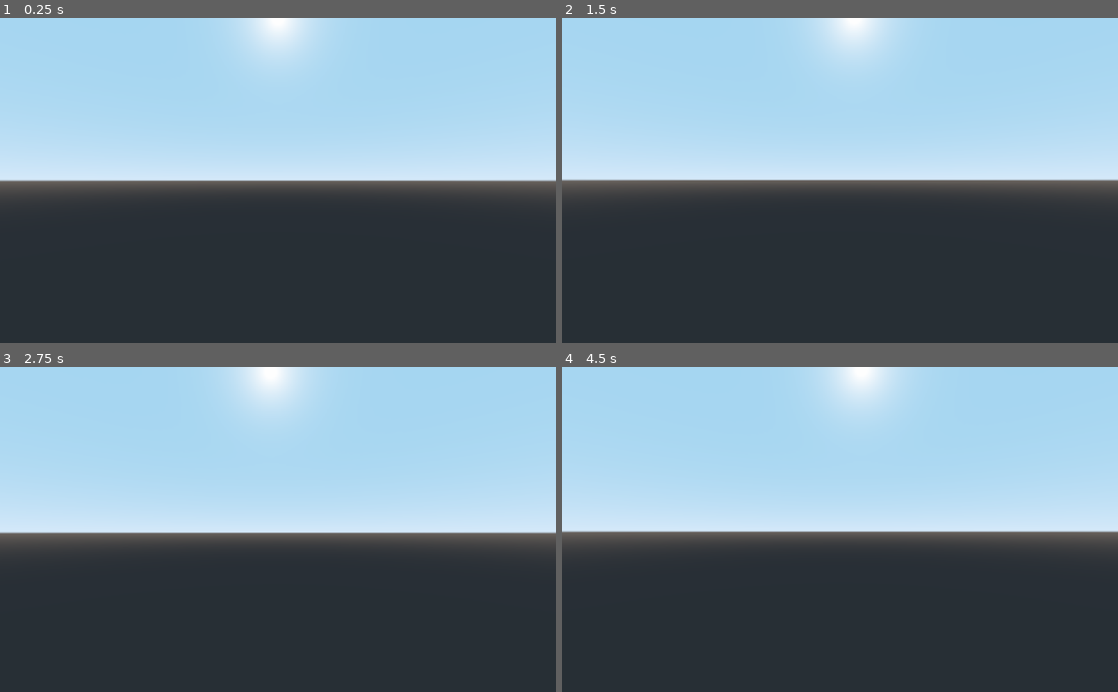
Above: before the commit, frames 1-4 (two rows, left to right).
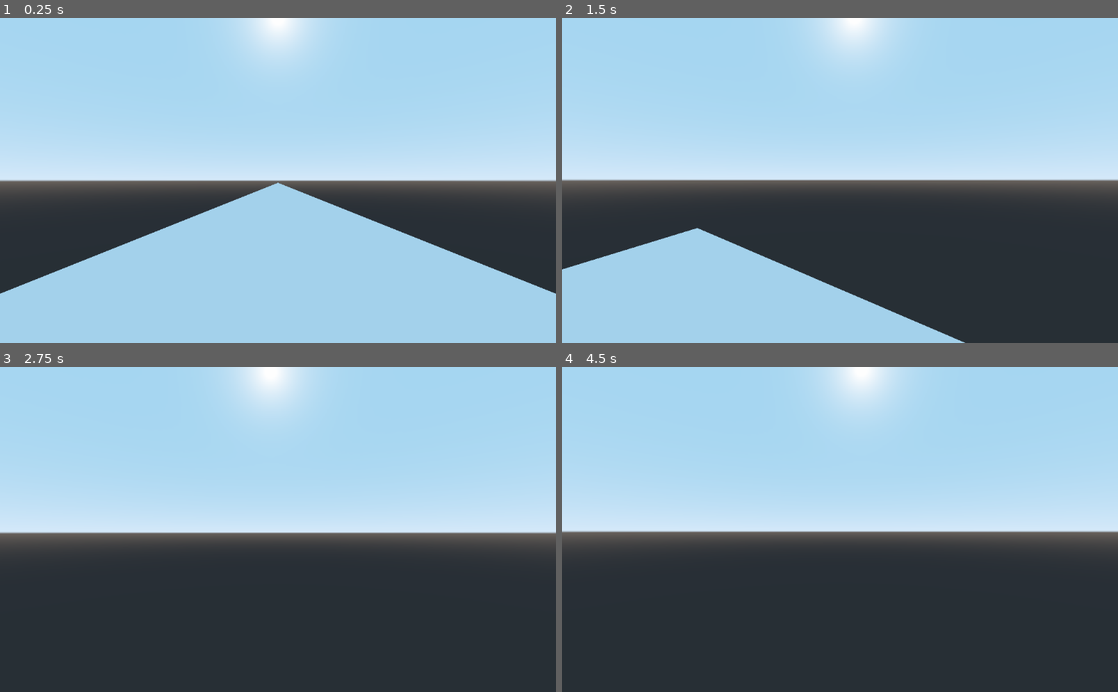
Above: after the commit, the same moments.

Repository: kb173/godot-volumetric-clouds
Game: Godot game, scene res://World.tscn
Same seed, same stepped clock (60 frames per second), same inputs: the game is played once before the commit and once after it.
Inputs (mouse positions are in pixels of both pictures, inside the frame that each line leads up to):
- Up to frame 1 (0.25 s): no input
- Up to frame 2 (1.5 s): tap Enter at 0.5 s; move the mouse to (867, 180) at 0.52 s; hold W (move_forward) from 0.53 s (still down); move the mouse to (812, 180) at 1.27 s
- Up to frame 3 (2.75 s): keep holding W (move_forward); tap Space at 2 s; move the mouse to (289, 523) at 2.02 s
- Up to frame 4 (4.5 s): keep holding W (move_forward); tap Enter at 2.75, 4.25 s; move the mouse to (834, 536) at 2.77 s; tap Space at 3.5 s; move the mouse to (878, 532) at 3.52 s; move the mouse to (795, 526) at 4.27 s

The runs differ from the first frame. In frame 1, 32% of the frame differs, in the area x 0-100%, y 50-100%; in frame 2, 16%; in frame 3, less than 0.1%; in frame 4, less than 0.1%.

Commit message:
Improve scaling

Diff:
--- a/MouseLookCamera.gd
+++ b/MouseLookCamera.gd
@@ -5,7 +5,7 @@
 onready var _camera = _head.get_node("Camera")
 
 const MOUSE_SENSITIVITY = 0.07
-const MOVE_SPEED = 5.0
+const MOVE_SPEED = 100.0
 
 
 func _ready():
--- a/RaymarchingCloudsCamera.shader
+++ b/RaymarchingCloudsCamera.shader
@@ -3,11 +3,11 @@
 uniform sampler2D camera_view;
 uniform sampler2D worley;
 
-uniform float worley_uv_scale = 0.003;
+uniform float worley_uv_scale = 0.0001;
 uniform float depth = 128.0;
 
 uniform int num_steps = 1024;
-uniform float step_length = 1.0;
+uniform float step_length = 10.0;
 
 uniform mat4 global_transform;
 
@@ -20,8 +20,8 @@
 uniform vec3 front = vec3(1.0, 0.0, 0.0);
 uniform vec3 up = vec3(0.0, 1.0, 0.0);
 
-uniform float cloud_begin = 50.0;
-uniform float cloud_end = 200.0;
+uniform float cloud_begin = 2000.0;
+uniform float cloud_end = 5000.0;
 
 vec4 texture3d(sampler2D p_texture, vec3 p_uvw) {
 	vec3 mod_uvw = mod(p_uvw  * worley_uv_scale + offset, 1.0);
@@ -73,7 +73,7 @@
 }
 
 void fragment() {
-	vec3 start_position = global_transform[3].xyz / worley_uv_scale;
+	vec3 start_position = global_transform[3].xyz * step_length;
 	vec3 direction = get_ray_direction(1.0 / SCREEN_PIXEL_SIZE, UV);
 
 	// Draw the camera's view
@@ -90,7 +90,7 @@
 
 		if (position.y < cloud_begin || position.y > cloud_end) { continue; }
 
-		float density = cloud_density(position) * (1.0 + cos(((position.y - (cloud_end - cloud_begin)) / (cloud_end - cloud_begin)) * 6.2831853)) / 2.0;
+		float density = cloud_density(position) * (1.0 + -cos(((position.y - (cloud_begin)) / (cloud_end - cloud_begin)) * 6.2831853)) / 2.0;
 
 		cloud_alpha += density * 0.005;
 	}
--- a/World.tscn
+++ b/World.tscn
@@ -20,21 +20,22 @@
 [sub_resource type="ShaderMaterial" id=5]
 resource_local_to_scene = true
 shader = ExtResource( 3 )
-shader_param/worley_uv_scale = 0.003
+shader_param/worley_uv_scale = 0.0001
 shader_param/depth = 128.0
 shader_param/num_steps = 1024
-shader_param/step_length = 1.0
+shader_param/step_length = 10.0
 shader_param/global_transform = null
 shader_param/fov = 45.0
 shader_param/cameraPos = Vector3( -5, 0, 0 )
 shader_param/front = Vector3( 1, 0, 0 )
 shader_param/up = Vector3( 0, 1, 0 )
-shader_param/cloud_begin = 50.0
-shader_param/cloud_end = 200.0
+shader_param/cloud_begin = 2000.0
+shader_param/cloud_end = 5000.0
 shader_param/camera_view = SubResource( 3 )
 shader_param/worley = SubResource( 4 )
 
 [sub_resource type="PrismMesh" id=6]
+size = Vector3( 500, 100, 200 )
 
 [node name="World" type="Spatial"]
 
@@ -56,6 +57,7 @@
 
 [node name="Camera" type="Camera" parent="CameraControl/Viewport/Head"]
 current = true
+far = 500.0
 
 [node name="ScreenTexture" type="ColorRect" parent="."]
 material = SubResource( 5 )
@@ -66,6 +68,6 @@
 camera_path = NodePath("../CameraControl/Viewport/Head/Camera")
 
 [node name="MeshInstance" type="MeshInstance" parent="."]
-transform = Transform( 1, 0, 0, 0, 1, 0, 0, 0, 1, 0, -2, 0 )
+transform = Transform( 1, 0, 0, 0, 1, 0, 0, 0, 1, 0, -51, 0 )
 mesh = SubResource( 6 )
 material/0 = null
